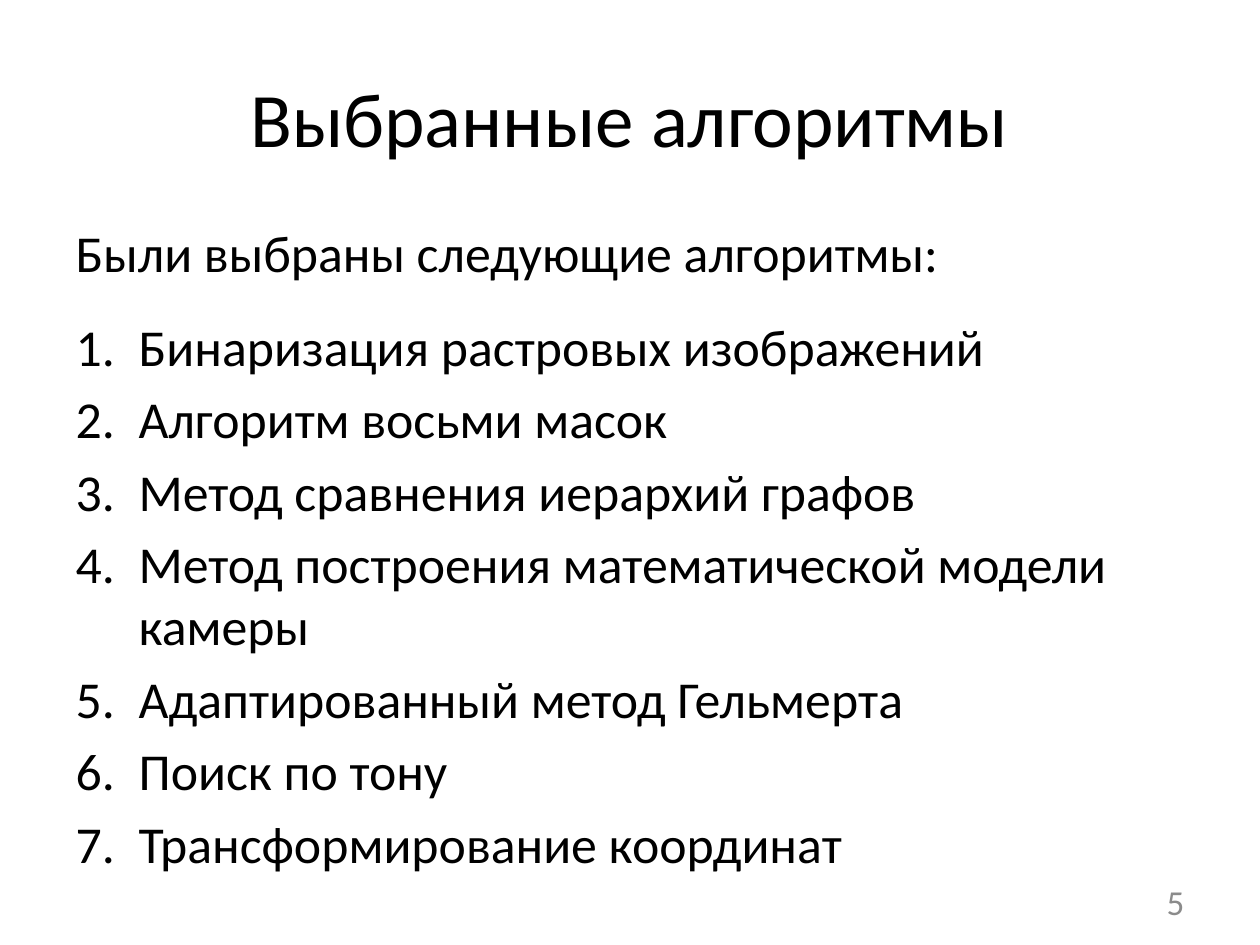
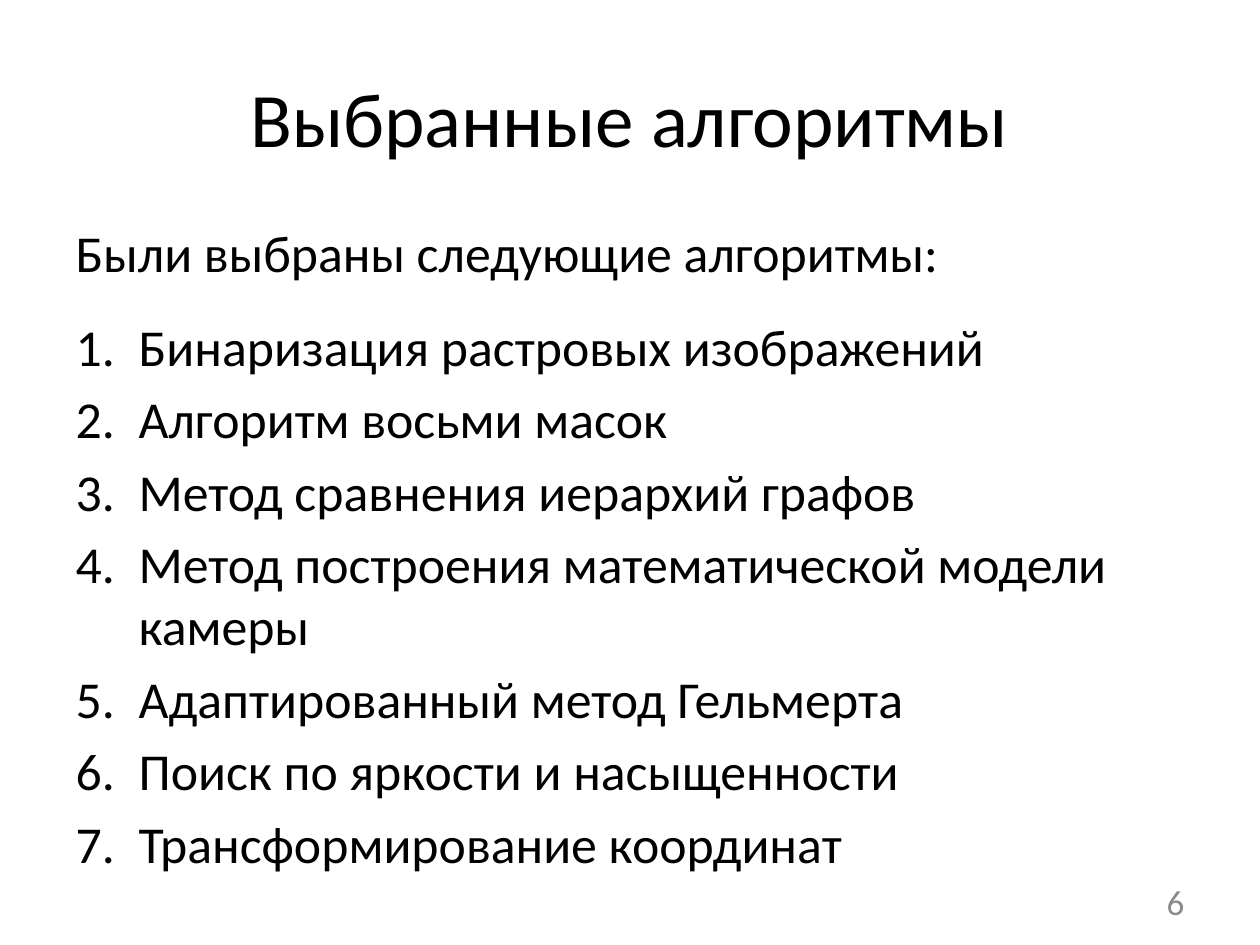
Before and after one commit to NecroArt/Diploma, a slide deck: slide 6 of docs/parts/conference.pptx (slide 5 before the commit). Drawn at 1260x945 pixels with LibreOffice and Linux fonts; fonts in the diff are those of the drawing. Boxes give left, top, right and bottom in pixels: in the first picture for what was removed or moved away, otherwise in the second. Text is boxed around its words. In the diff, an @@ line names an element or a change of style, - is before the commit and + after.

```diff
--- a/docs/parts/conference.pptx
+++ b/docs/parts/conference.pptx
@@ text at bbox=[139, 756, 898, 799]: text changed @@
-6. Поиск по тону
+6. Поиск по яркости и насыщенности
@@ page number at bbox=[1167, 891, 1185, 915]: text changed @@
-5
+6
```
Also in this commit, not shown: 8 other slides changed, 7 slides added, 7 other files.
